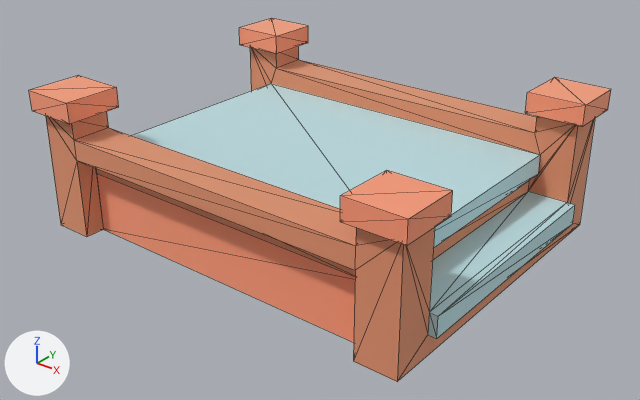
Before and after pictures for a commit that changed the glTF model public/models/nf2/nature/bridge_woodNarrow.glb.
Rendered twice from a 50 mm lens placed at (1.216, -1.522, 0.962), pointed at (0.025, -0.033, 0.039). Arrows for +X, +Y and +Z are at lower left; the lights stay in place. The older version comes first. Mesh edges are drawn as thin lines. Where no turn or scale is listed for an object, it has been applied to the vertices.

Names of what the first picture shows: 'bridge_woodNarrow'.
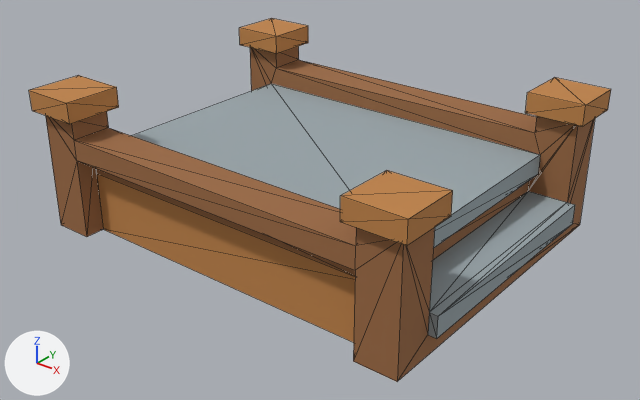
Changed parts and their boxes (x1, y1, x2, y2) in the pictures (640 x 400 px):
'bridge_woodNarrow', recoloured, surface changed (darker): (29, 18, 611, 382) in both

The edits, one by one:
In material 'woodBark' (mat_woodbark), metallic goes from 1.0 to 0.0.
Material 'woodBark' (mat_woodbark) changes colour from beige #f2be9e to brown #9c6a42; in linear values from (0.886, 0.514, 0.341) to (0.332, 0.144, 0.0545).
In material 'wood' (mat_wood), metallic goes from 1.0 to 0.0.
Material 'wood' (mat_wood) changes colour from beige #ffc5a7 to orange #c08347; in linear values from (1.0, 0.557, 0.384) to (0.527, 0.227, 0.063).
In material 'stone' (mat_stone), metallic goes from 1.0 to 0.0.
Material 'stone' (mat_stone) changes colour from pale blue #ddf2f5 to grey #9aa6ab; in linear values from (0.722, 0.886, 0.91) to (0.323, 0.381, 0.407).
Object 'tmpParent' (ob_tmpparent) is deleted.
